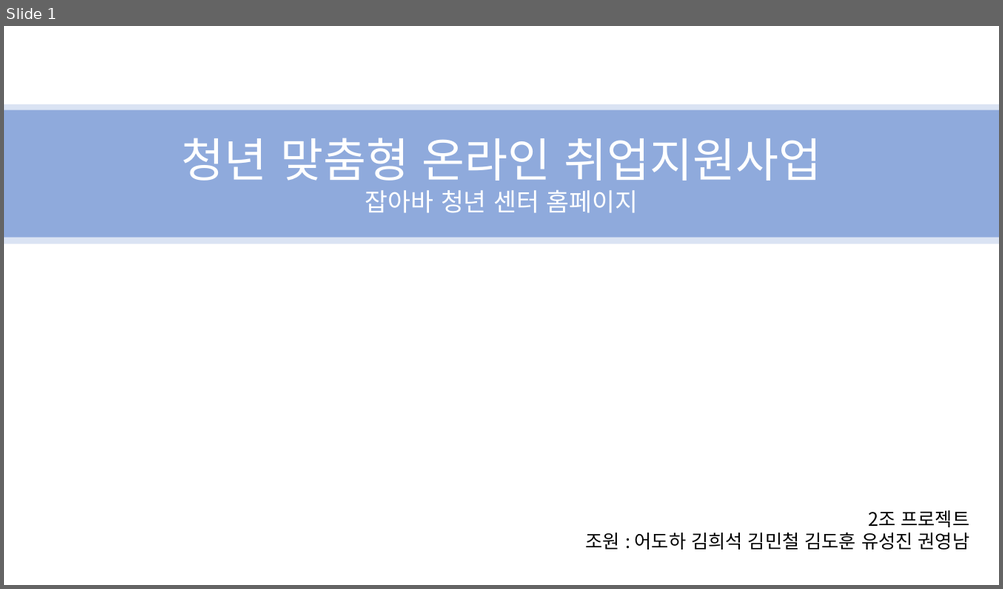
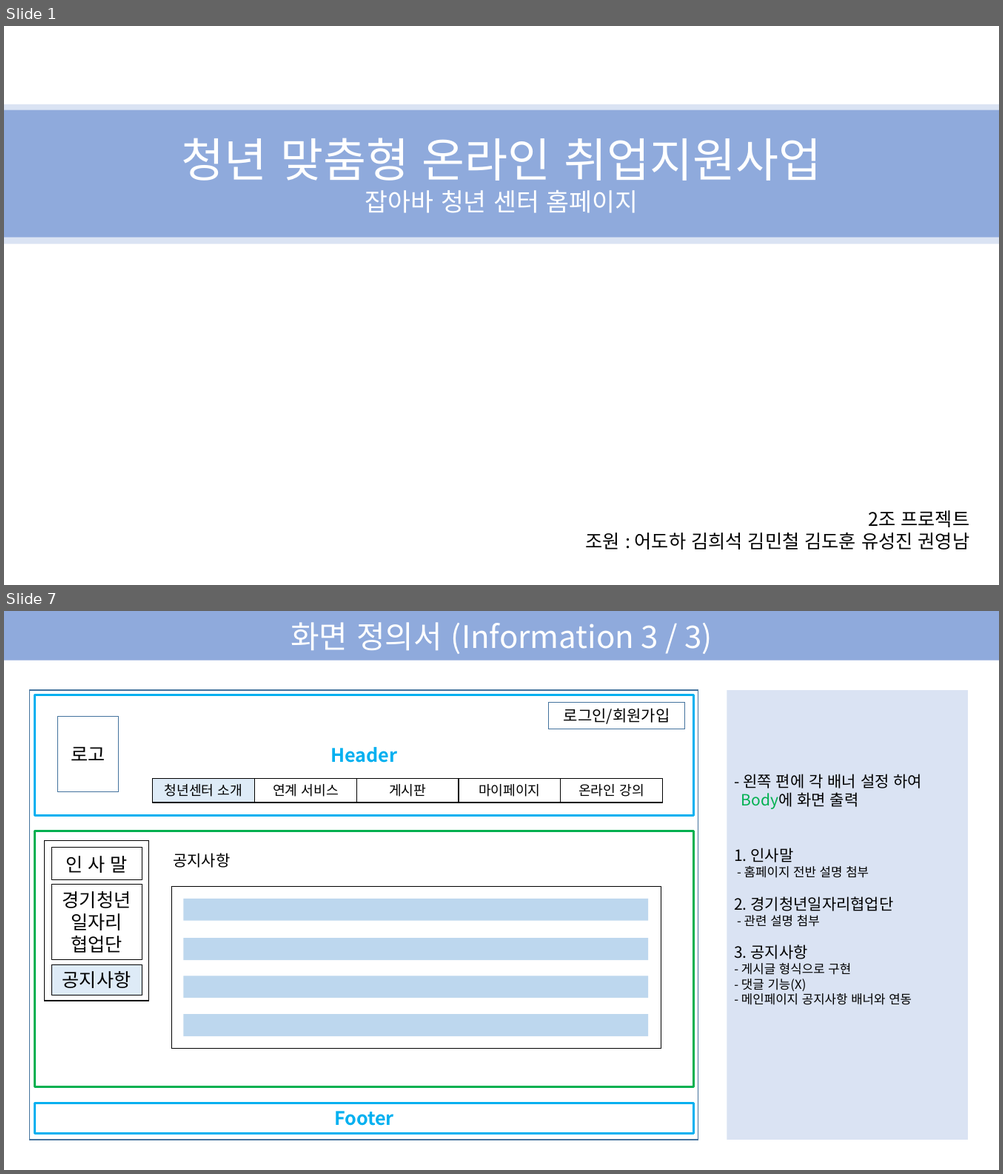
Before and after one commit to EODOHA/Youth_Project, a slide deck: 2조 프로젝트.pptx. Shown one above the other, each under a label of ours: slide 1 before the commit, slides 1 and 7 after it; the slides between them are not shown. The pictures are 1003x589 and 1003x1174 pixels, drawn with LibreOffice and Linux fonts; fonts in the diff are those of the drawing. Boxes give left, top, right and bottom in pixels: in the first picture for what was removed or moved away, otherwise in the second. Text is boxed around its words. In the diff, an @@ line names an element or a change of style, - is before the commit and + after.

```diff
--- a/2조 프로젝트.pptx
+++ b/2조 프로젝트.pptx
@@ slide 7 added at (4, 611, 999, 1170), background #FFFFFF @@
@@ rectangle added at (4, 611, 999, 661), fill #8FAADC, 30 pt, text #FFFFFF @@
+화면 정의서 (Information 3 / 3)
@@ rectangle added at (30, 690, 699, 1140), outline #43739E 1 pt @@
@@ rectangle added at (34, 695, 694, 816), outline #00B0F0 2 pt, 18 pt, text #00B0F0, bold @@
+Header
@@ rectangle added at (727, 690, 968, 1140), fill #DAE3F3, 12 pt, text #000000 @@
+- 왼쪽 편에 각 배너 설정 하여
+Body에 화면 출력
+1. 인사말
+- 홈페이지 전반 설명 첨부
+2. 경기청년일자리협업단
+- 관련 설명 첨부
+3. 공지사항
+- 게시글 형식으로 구현
+- 댓글 기능(X)
+- 메인페이지 공지사항 배너와 연동
@@ rectangle added at (58, 717, 119, 792), outline #43739E 0.75 pt, 18 pt, text #000000 @@
+로고
@@ rectangle added at (549, 703, 685, 729), outline #43739E 0.75 pt, 15 pt, text #000000 @@
+로그인/회원가입
@@ group added at (153, 779, 663, 803): 5 rectangles @@
+청년센터 소개
+연계 서비스
+게시판
+마이페이지
+온라인 강의
@@ rectangle added at (34, 831, 694, 1087), outline #00B050 2 pt @@
@@ rectangle added at (44, 841, 149, 1001), outline #000000 1 pt @@
@@ rectangle added at (52, 848, 142, 880), outline #000000 0.75 pt, 18 pt, text #000000 @@
+인 사 말
@@ text added at (173, 853, 230, 868), 15 pt, text #000000 @@
+공지사항
@@ rectangle added at (52, 885, 142, 960), outline #000000 0.75 pt, 18 pt, text #000000 @@
+경기청년
+일자리
+협업단
@@ rectangle added at (172, 887, 660, 1049), outline #000000 0.75 pt @@
@@ rectangle added at (184, 899, 649, 921), fill #BDD7EE @@
@@ rectangle added at (184, 939, 649, 961), fill #BDD7EE @@
@@ rectangle added at (52, 965, 142, 995), fill #DEEBF7, outline #000000 0.75 pt, 18 pt, text #000000 @@
+공지사항
@@ rectangle added at (184, 976, 649, 998), fill #BDD7EE @@
@@ rectangle added at (184, 1014, 649, 1037), fill #BDD7EE @@
@@ rectangle added at (34, 1104, 694, 1134), outline #00B0F0 2 pt, 18 pt, text #00B0F0, bold @@
+Footer
```
Also in this commit, not shown: 9 slides changed, 26 other slides added.
